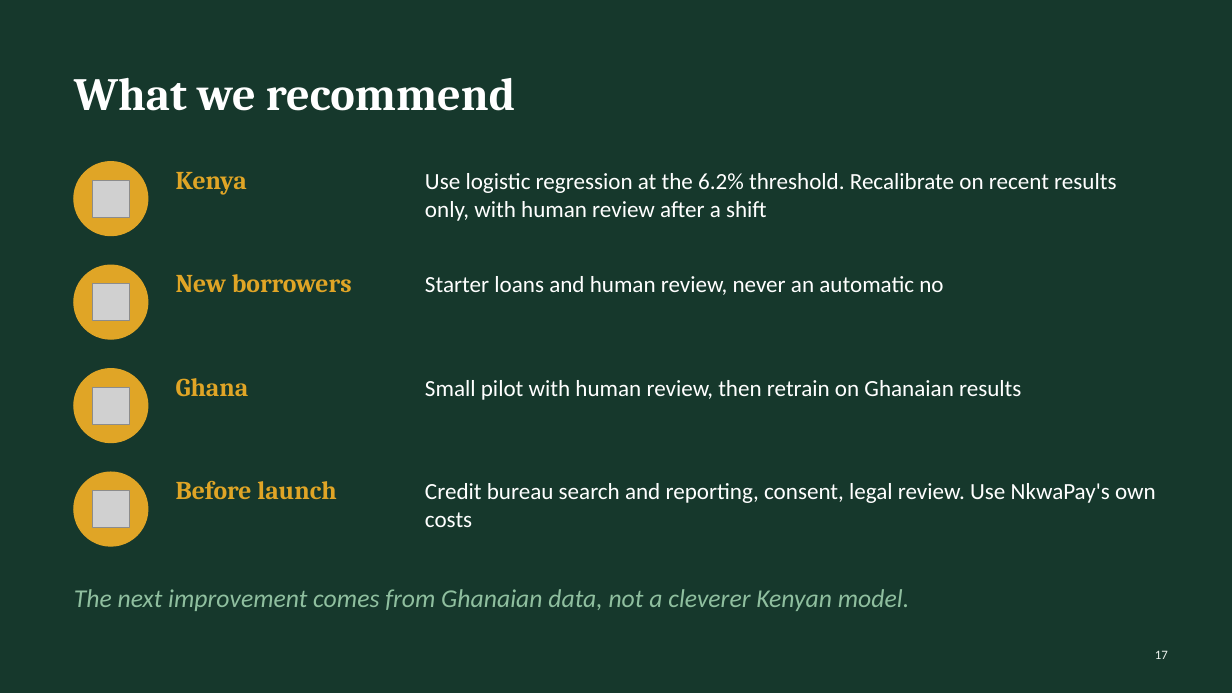
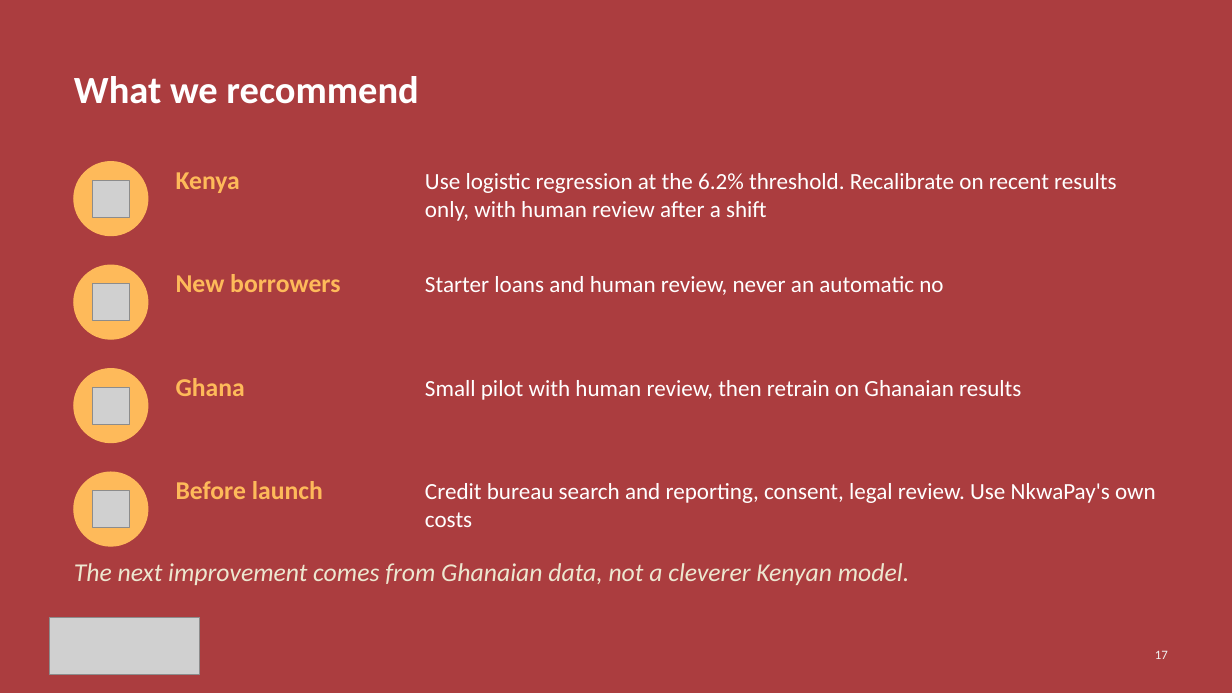
Before and after one commit to ASU-MICS-2028/mle-group-3-prosit-2, a slide deck: slide 17 of slides/NkwaPay_Debrief_Present.pptx. Drawn at 1232x693 pixels with LibreOffice and Linux fonts; fonts in the diff are those of the drawing; grey boxes stand for pictures. Boxes give left, top, right and bottom in pixels: in the first picture for what was removed or moved away, otherwise in the second. Text is boxed around its words. In the diff, an @@ line names an element or a change of style, - is before the commit and + after.

```diff
--- a/slides/NkwaPay_Debrief_Present.pptx
+++ b/slides/NkwaPay_Debrief_Present.pptx
@@ background #16382C to #AB3D3F @@
@@ text "What we recommend" at (x1=74, y1=76, x2=418, y2=104): size 36 to 30 pt, font Cambria to Calibri @@
@@ fill #E0A526 to #FEBA5A; outline #E0A526 1 pt to #FEBA5A 1 pt in 4 elements at (x1=74, y1=162, x2=148, y2=236), (x1=74, y1=265, x2=148, y2=339), (x1=74, y1=369, x2=148, y2=443), (x1=74, y1=472, x2=148, y2=546) @@
@@ font Cambria to Calibri, text colour #E0A526 to #FEBA5A in 4 elements at (x1=176, y1=172, x2=240, y2=193), (x1=176, y1=274, x2=340, y2=292), (x1=176, y1=378, x2=245, y2=396), (x1=176, y1=481, x2=323, y2=499) @@
@@ text "The next improvement comes from ..." moved from (x1=74, y1=589, x2=909, y2=611) to (x1=74, y1=563, x2=909, y2=585) @@
@@ text "The next improvement comes from ..." at (x1=74, y1=563, x2=909, y2=585): text colour #8FBF9F to #EDE7D0 @@
@@ picture added at (x1=50, y1=617, x2=200, y2=675) @@
@@ page number at (x1=1155, y1=650, x2=1168, y2=659): text colour #EEF4F0 to #F3F3F3 @@
```
Also in this commit, not shown: 17 other slides changed.
